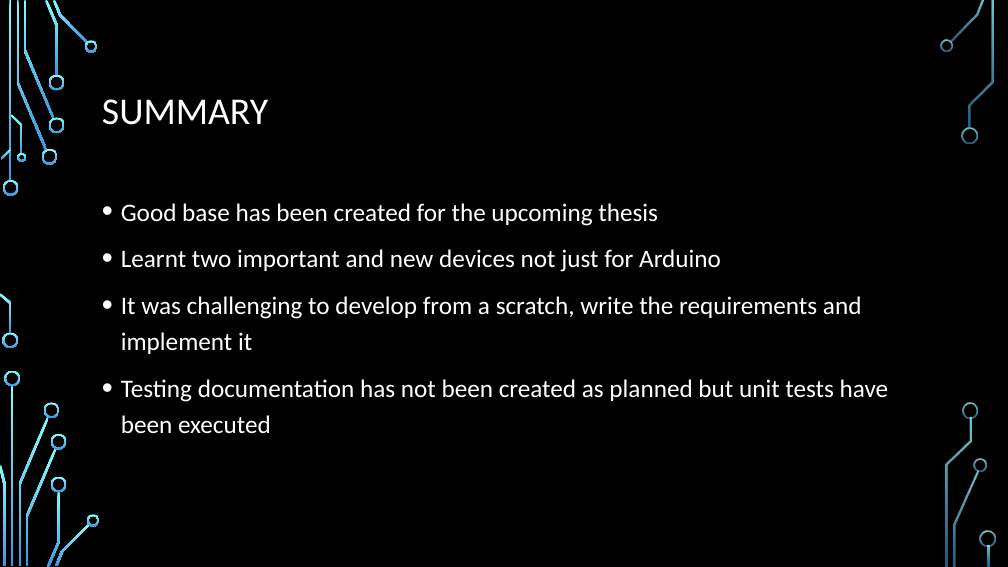
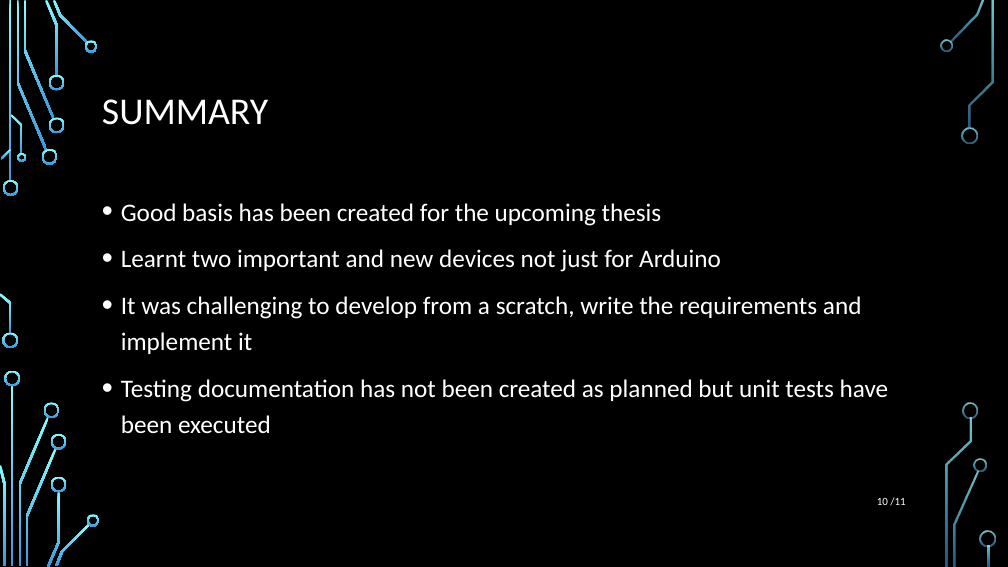
Before and after one commit to tdomi/Onlab, a slide deck: slide 10 of RHNFAE_onlab.pptx. Drawn at 1008x567 pixels with LibreOffice and Linux fonts; fonts in the diff are those of the drawing; background and template pictures are left out. Boxes give left, top, right and bottom in pixels: in the first picture for what was removed or moved away, otherwise in the second. Text is boxed around its words. In the diff, an @@ line names an element or a change of style, - is before the commit and + after.

```diff
--- a/RHNFAE_onlab.pptx
+++ b/RHNFAE_onlab.pptx
@@ text at [121, 203, 662, 226]: text changed @@
-• Good base has been created for the upcoming thesis
+• Good basis has been created for the upcoming thesis
@@ page number added at [877, 497, 905, 506], 10.5 pt, text #FFFFFF @@
+10 /11
```
Also in this commit, not shown: 10 other slides changed, 1 other file.
